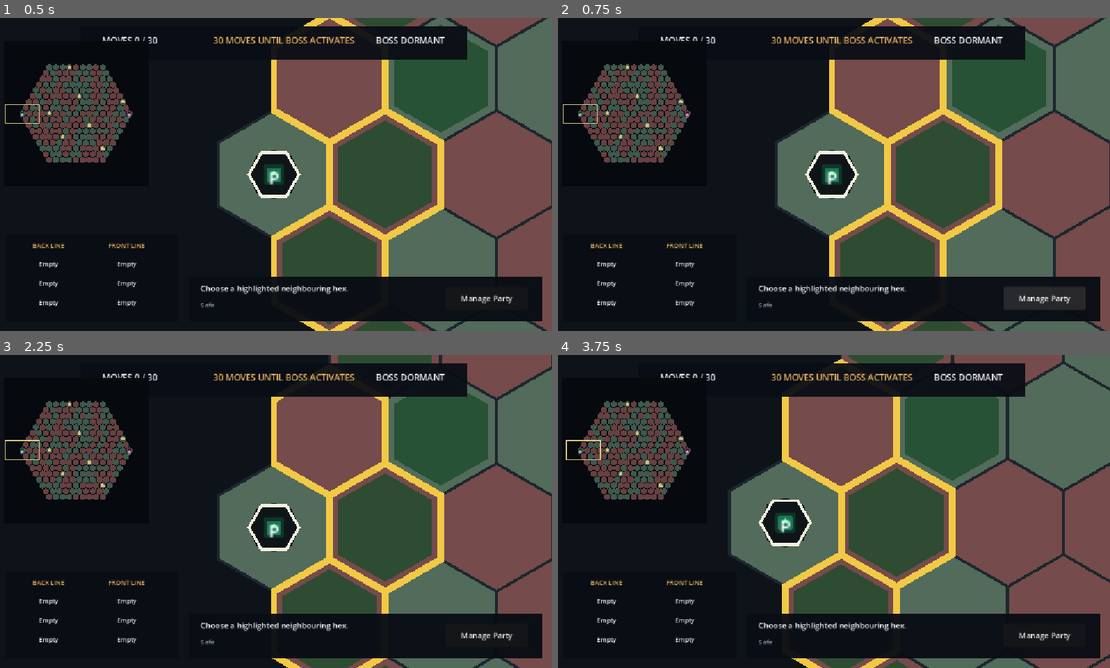
Above: before the commit, frames 1-4 (two rows, left to right).
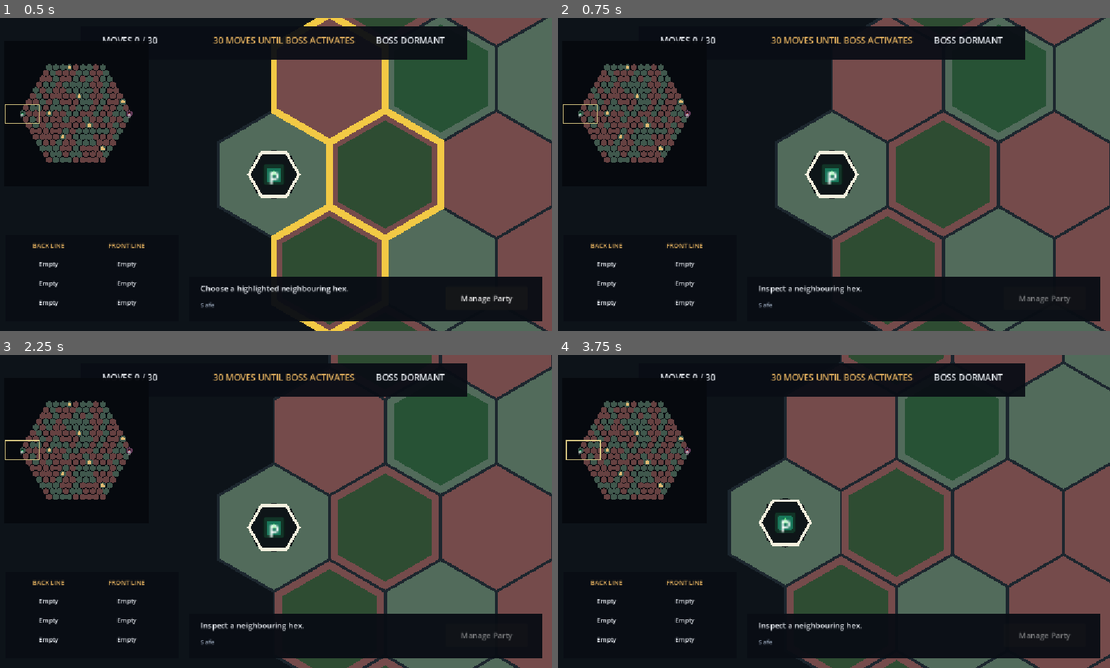
Above: after the commit, the same moments.

Repository: Poostaq/two-dimensional-experiment
Game: Godot game, scene res://Scenes/world_map_runtime_preview.tscn
The game is run twice, just before and just after one commit, with the same random seed, the same clock (stepped at 60 frames per second) and the same inputs. This scene is started directly instead of the project's main scene. The engine's default icon, where the game draws it, is replaced by a stand-in: a white triangle on a blue panel in a dark square.
Inputs (mouse positions are in pixels of both pictures, inside the frame that each line leads up to):
- Up to frame 1 (0.5 s): no input
- Up to frame 2 (0.75 s): click "Manage Party" at 0.5 s
- Up to frame 3 (2.25 s): tap Enter at 1.25, 1.35 s; move the mouse to (397, 495) at 1.27 s; hold Right 1.28-2 s; click (397, 495) at 1.42 s; tap Space at 1.52, 2 s; drag from (160, 527) to (248, 574) at 2.02 s
- Up to frame 4 (3.75 s): tap Enter at 2.75 s; move the mouse to (889, 442) at 2.77 s; hold Right 2.78-3.5 s; tap Backspace at 2.85 s; tap Space at 3.5 s; drag from (806, 574) to (662, 464) at 3.52 s

Frame 1 is identical in both runs. In frame 2, 3.4% of the frame differs, in the area x 36-93%, y 0-100%; in frame 3, 3.3%; in frame 4, 3.4%.

Commit message:
feat: integrate world runtime migrated flows

Diff:
--- a/Scripts/WorldMap/world_runtime_controller.gd
+++ b/Scripts/WorldMap/world_runtime_controller.gd
@@ -1,9 +1,17 @@
 class_name WorldRuntimeController
 extends WorldPresentationController
+
+static var ENCOUNTER_SCENE: PackedScene = load("res://Scenes/encounter_overlay.tscn")
+static var BATTLE_SCENE: PackedScene = load("res://Scenes/battle_arena.tscn")
+static var PARTY_SCENE: PackedScene = load("res://Scenes/party_management.tscn")
 
 var _model: WorldRuntimeModel = WorldRuntimeModel.new()
 var _runtime_plan: WorldPlan
 var _integration_failed: bool = false
+var _roster: RunRoster = RunRoster.new()
+var _active_encounter: EncounterOverlay
+var _active_battle: BattleArena
+var _active_party: PartyManagement
 
 
 func _ready() -> void:
@@ -25,6 +33,9 @@
 		cell_selected.connect(_on_runtime_cell_selected)
 	if not cell_inspected.is_connected(_on_runtime_cell_inspected):
 		cell_inspected.connect(_on_runtime_cell_inspected)
+	var hud := get_node("%WorldMapHud") as WorldMapHud
+	if not hud.party_requested.is_connected(open_party_management):
+		hud.party_requested.connect(open_party_management)
 	_apply_snapshot(_model.get_snapshot())
 
 
@@ -36,7 +47,36 @@
 	var result := _model.request_move(destination)
 	if result.is_accepted():
 		_apply_snapshot(result.snapshot)
+		_open_encounter(result.snapshot.player_coord, result.encounter_type)
 	return result
+
+
+func has_active_encounter() -> bool:
+	return is_instance_valid(_active_encounter)
+
+
+func close_active_encounter() -> void:
+	_on_encounter_close_requested()
+
+
+func has_active_battle() -> bool:
+	return is_instance_valid(_active_battle)
+
+
+func open_party_management() -> void:
+	if _integration_failed or has_active_encounter() or has_active_battle() or has_active_party_management():
+		return
+	_model.set_surface_blocked(true)
+	_active_party = PARTY_SCENE.instantiate() as PartyManagement
+	get_node("PartyHost").add_child(_active_party)
+	_active_party.configure_normal(_roster.get_slot_snapshot())
+	_active_party.move_requested.connect(_on_party_move_requested)
+	_active_party.close_requested.connect(_on_party_close_requested)
+	_apply_snapshot(_model.get_snapshot())
+
+
+func has_active_party_management() -> bool:
+	return is_instance_valid(_active_party)
 
 
 func get_valid_destinations() -> Array[Vector2i]:
@@ -45,6 +85,71 @@
 
 func has_integration_failed() -> bool:
 	return _integration_failed
+
+
+func _open_encounter(coord: Vector2i, encounter_type: String) -> void:
+	if has_active_encounter():
+		return
+	_active_encounter = ENCOUNTER_SCENE.instantiate() as EncounterOverlay
+	get_node("EncounterHost").add_child(_active_encounter)
+	_active_encounter.configure(coord, encounter_type)
+	_active_encounter.close_requested.connect(_on_encounter_close_requested)
+	_active_encounter.battle_requested.connect(_on_battle_requested)
+
+
+func _on_encounter_close_requested() -> void:
+	if not has_active_encounter():
+		return
+	var was_boss := _active_encounter.encounter_type.to_lower() == "boss"
+	_active_encounter.queue_free()
+	_active_encounter = null
+	if not was_boss:
+		_model.close_ordinary_encounter()
+		_apply_snapshot(_model.get_snapshot())
+
+
+func _on_battle_requested(coord: Vector2i, encounter_type: String) -> void:
+	if has_active_battle():
+		return
+	if has_active_encounter():
+		_active_encounter.queue_free()
+		_active_encounter = null
+	_active_battle = BATTLE_SCENE.instantiate() as BattleArena
+	get_node("BattleHost").add_child(_active_battle)
+	_active_battle.configure(coord, encounter_type)
+	_active_battle.configure_units(_roster.create_battle_units())
+	_active_battle.exit_requested.connect(_on_battle_closed)
+	_active_battle.battle_completed.connect(_on_battle_completed)
+
+
+func _on_battle_completed(_outcome: BattleOutcome.Type) -> void:
+	_on_battle_closed()
+
+
+func _on_battle_closed() -> void:
+	if not has_active_battle():
+		return
+	_active_battle.queue_free()
+	_active_battle = null
+	_model.close_ordinary_encounter()
+	_apply_snapshot(_model.get_snapshot())
+
+
+func _on_party_move_requested(source_slot: int, destination_slot: int, character_id: StringName) -> void:
+	_roster.try_move(source_slot, destination_slot, character_id)
+	if has_active_party_management():
+		_active_party.refresh_slots(_roster.get_slot_snapshot())
+	var hud := get_node("%WorldMapHud") as WorldMapHud
+	hud.set_formation(_roster.get_slot_snapshot())
+
+
+func _on_party_close_requested() -> void:
+	if not has_active_party_management():
+		return
+	_active_party.queue_free()
+	_active_party = null
+	_model.set_surface_blocked(false)
+	_apply_snapshot(_model.get_snapshot())
 
 
 func _apply_snapshot(snapshot: WorldRuntimeSnapshot) -> void:
--- a/Tests/WorldMap/test_world_runtime_migrated_flows.gd
+++ b/Tests/WorldMap/test_world_runtime_migrated_flows.gd
@@ -1,7 +1,7 @@
 class_name WorldRuntimeMigratedFlowContractTests
 extends SceneTree
 
-const EXPECTED_TEST_COUNT := 8
+const EXPECTED_TEST_COUNT := 22
 const SCENE_PATH := "res://Scenes/world_map_runtime_preview.tscn"
 
 var _failures: Array[String] = []
@@ -29,6 +29,37 @@
     _expect(runtime.has_method("has_active_battle"), "migrated battle state is inspectable")
     _expect(runtime.has_method("open_party_management"), "migrated Party flow is explicit")
     _expect(runtime.has_method("has_active_party_management"), "migrated Party state is inspectable")
+    get_root().add_child(runtime)
+    await process_frame
+    await process_frame
+    var initial_moves := (runtime.call("get_runtime_snapshot") as WorldRuntimeSnapshot).move_count
+    var destination := (runtime.call("get_valid_destinations") as Array[Vector2i])[0]
+    var accepted := runtime.call("request_move", destination) as WorldMoveResult
+    _expect(accepted.is_accepted(), "accepted world move enters the migrated flow")
+    _expect(bool(runtime.call("has_active_encounter")), "accepted move opens one encounter overlay")
+    _expect(runtime.get_node("EncounterHost").get_child_count() == 1, "encounter host owns exactly one overlay")
+    var blocked_result := runtime.call("request_move", accepted.previous_player_coord) as WorldMoveResult
+    _expect(not blocked_result.is_accepted(), "encounter overlay blocks repeated world input")
+    var overlay := runtime.get_node("EncounterHost").get_child(0) as EncounterOverlay
+    _expect(overlay.encounter_coordinate == destination, "encounter overlay receives accepted coordinate")
+    overlay.battle_requested.emit(destination, "combat")
+    await process_frame
+    _expect(not bool(runtime.call("has_active_encounter")) and bool(runtime.call("has_active_battle")), "battle request replaces the encounter with one battle")
+    _expect(runtime.get_node("BattleHost").get_child_count() == 1, "battle host owns exactly one arena")
+    var battle := runtime.get_node("BattleHost").get_child(0) as BattleArena
+    battle.exit_requested.emit()
+    await process_frame
+    _expect(not bool(runtime.call("has_active_battle")), "battle exit restores the world surface")
+    _expect((runtime.call("get_runtime_snapshot") as WorldRuntimeSnapshot).move_count == initial_moves + 1, "battle flow consumes no additional world moves")
+    runtime.call("open_party_management")
+    _expect(bool(runtime.call("has_active_party_management")), "Party opens one normal management surface")
+    _expect(runtime.get_node("PartyHost").get_child_count() == 1, "Party host owns exactly one management instance")
+    var party := runtime.get_node("PartyHost").get_child(0) as PartyManagement
+    party.close_requested.emit()
+    await process_frame
+    _expect(not bool(runtime.call("has_active_party_management")), "Party close restores world input")
+    _expect((runtime.call("get_runtime_snapshot") as WorldRuntimeSnapshot).move_count == initial_moves + 1, "Party open and close consume zero world moves")
+    _expect(not (runtime.call("get_runtime_snapshot") as WorldRuntimeSnapshot).input_blocked, "ordinary migrated flows clear only their owned blocker")
     runtime.free()
     _finish()
 
